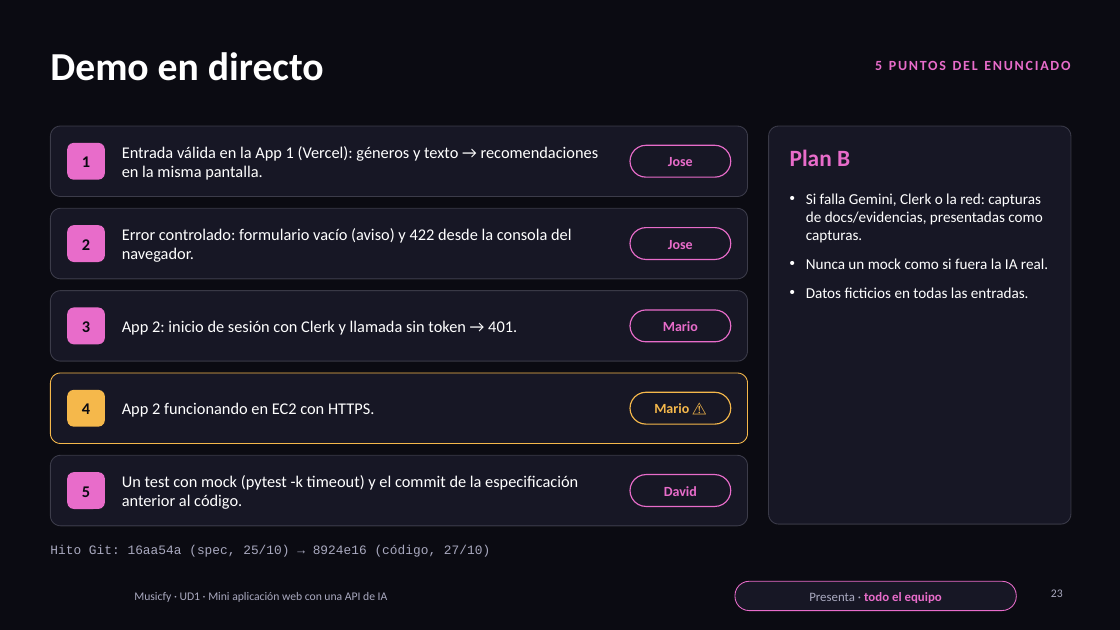
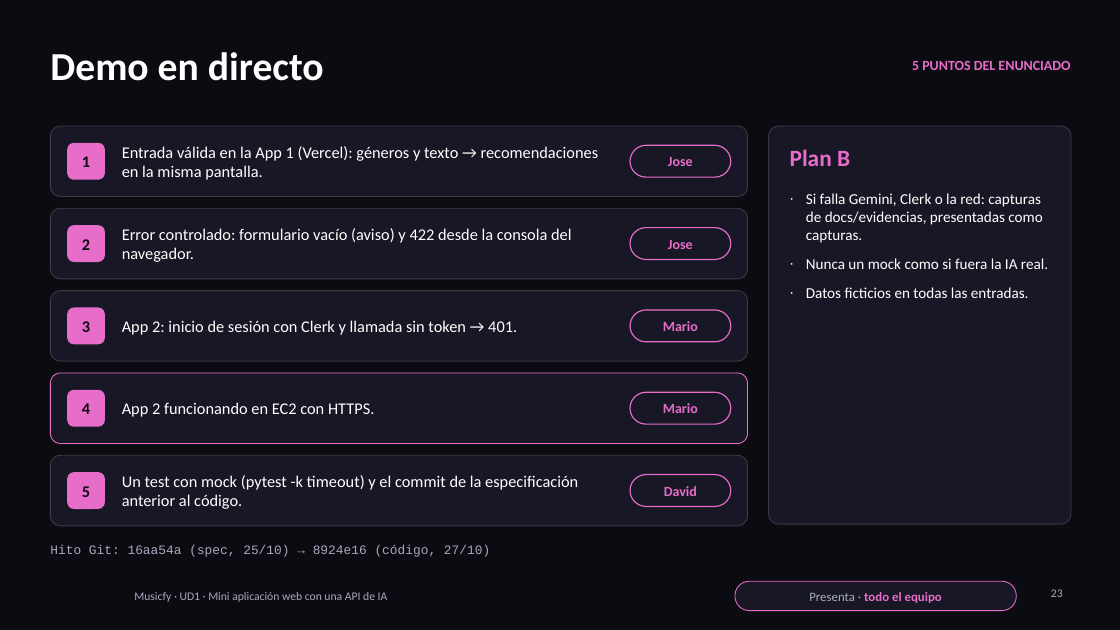
Before and after one commit to N13T4C0/ProyectoWebIA, a slide deck: slide 23 of presentacion/Musicfy-Presentacion.pptx. Drawn at 1120x630 pixels with LibreOffice and Linux fonts; fonts in the diff are those of the drawing; background and template pictures are left out. Boxes give left, top, right and bottom in pixels: in the first picture for what was removed or moved away, otherwise in the second. Text is boxed around its words. In the diff, an @@ line names an element or a change of style, - is before the commit and + after.

```diff
--- a/presentacion/Musicfy-Presentacion.pptx
+++ b/presentacion/Musicfy-Presentacion.pptx
@@ text "5 PUNTOS DEL ENUNCIADO" at [912, 61, 1070, 70]: letter spacing 1.5 to 0 pt; less space between paragraphs @@
@@ text "Si falla Gemini, Clerk o ..." at [806, 193, 1048, 298]: bullet • to ∙; less space between paragraphs @@
@@ rounded rectangle at [50, 373, 748, 444]: outline #F5B84B 0.75 pt to #E86CCA 0.75 pt @@
@@ rounded rectangle at [67, 390, 105, 427]: fill #F5B84B to #E86CCA @@
@@ rounded rectangle at [630, 392, 731, 424]: outline #F5B84B 1 pt to #E86CCA 1 pt @@
@@ text at [663, 403, 698, 413]: text changed; text colour #F5B84B to #E86CCA @@
-Mario ⚠
+Mario
```
Also in this commit, not shown: 23 other slides changed.
